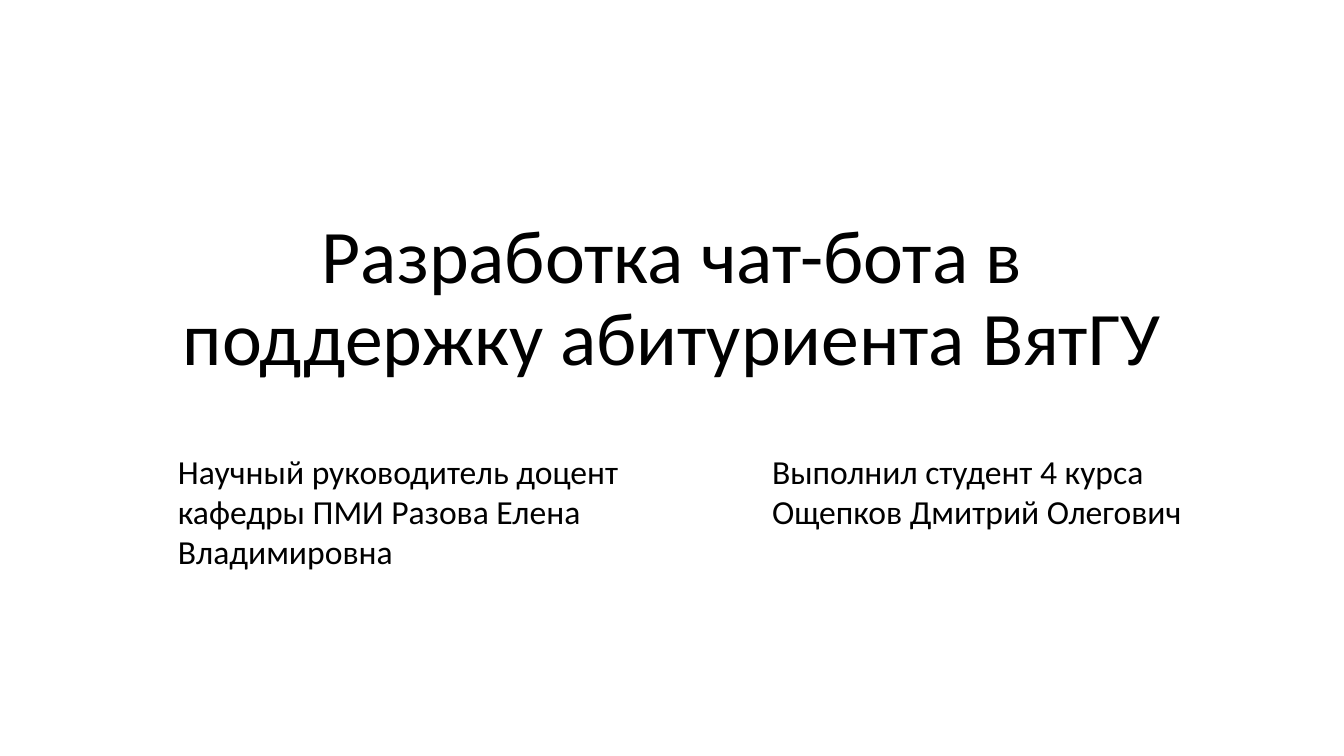
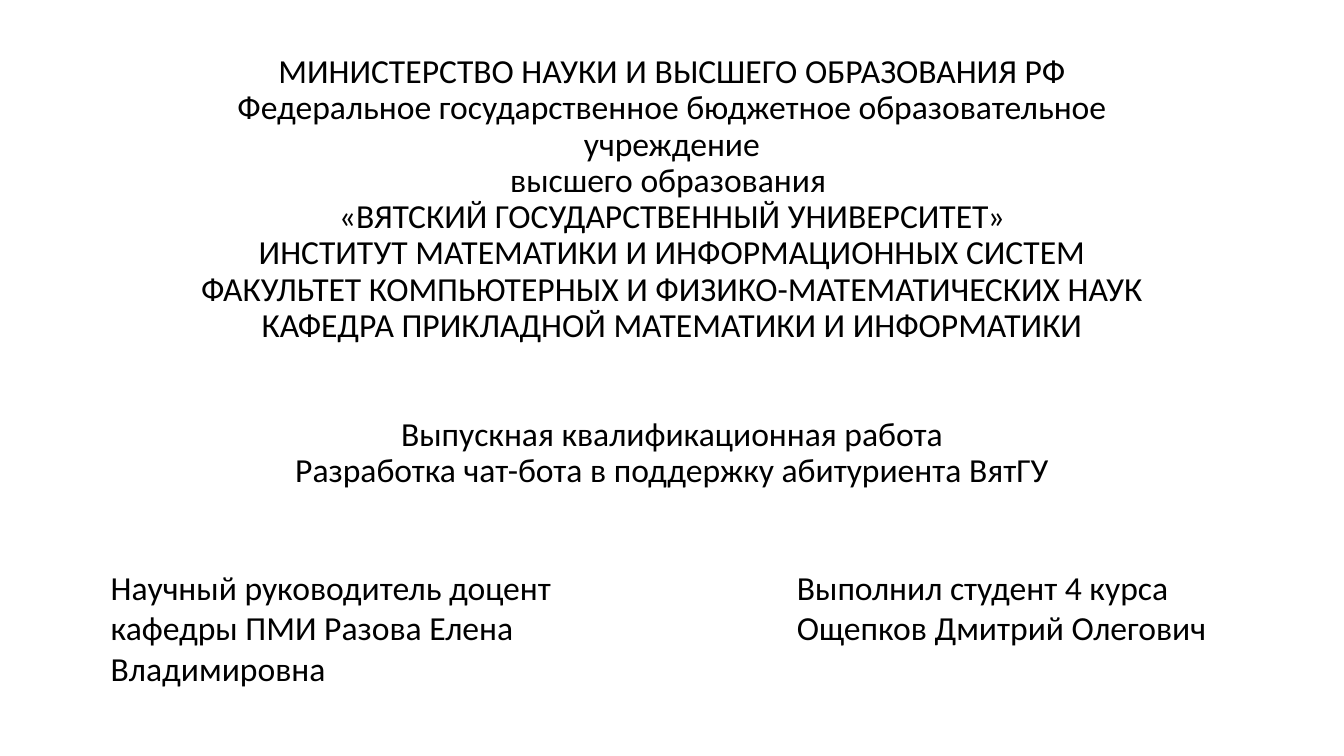
Before and after one commit to DimaOshchepkov/vyatsu_applicant_bot, a slide deck: slide 1 of Презентация.pptx. Drawn at 1344x756 pixels with LibreOffice and Linux fonts; fonts in the diff are those of the drawing. Boxes give left, top, right and bottom in pixels: in the first picture for what was removed or moved away, otherwise in the second. Text is boxed around its words. In the diff, an @@ line names an element or a change of style, - is before the commit and + after.

```diff
--- a/Презентация.pptx
+++ b/Презентация.pptx
@@ title at [201,60,1143,488]: text changed; size 54 to 24 pt @@
-Разработка чат-бота в поддержку абитуриента ВятГУ
+МИНИСТЕРСТВО НАУКИ И ВЫСШЕГО ОБРАЗОВАНИЯ РФ
+Федеральное государственное бюджетное образовательное учреждение
+высшего образования
+«ВЯТСКИЙ ГОСУДАРСТВЕННЫЙ УНИВЕРСИТЕТ»
+ИНСТИТУТ МАТЕМАТИКИ И ИНФОРМАЦИОННЫХ СИСТЕМ
+ФАКУЛЬТЕТ КОМПЬЮТЕРНЫХ И ФИЗИКО-МАТЕМАТИЧЕСКИХ НАУК
+КАФЕДРА ПРИКЛАДНОЙ МАТЕМАТИКИ И ИНФОРМАТИКИ
+Выпускная квалификационная работа
+Разработка чат-бота в поддержку абитуриента ВятГУ
@@ subtitle "Научный руководитель доцент кафедры ПМИ ...": place and size @@
-subtitle "Научный руководитель доцент кафедры ПМИ ..." at [178,461,618,570]
+subtitle "Научный руководитель доцент кафедры ПМИ ..." at [111,577,551,687]
@@ text "Выполнил студент 4 курса Ощепков ...": place and size @@
-text "Выполнил студент 4 курса Ощепков ..." at [772,462,1181,530]
+text "Выполнил студент 4 курса Ощепков ..." at [797,578,1206,646]
```
Also in this commit, not shown: 1 other file.
